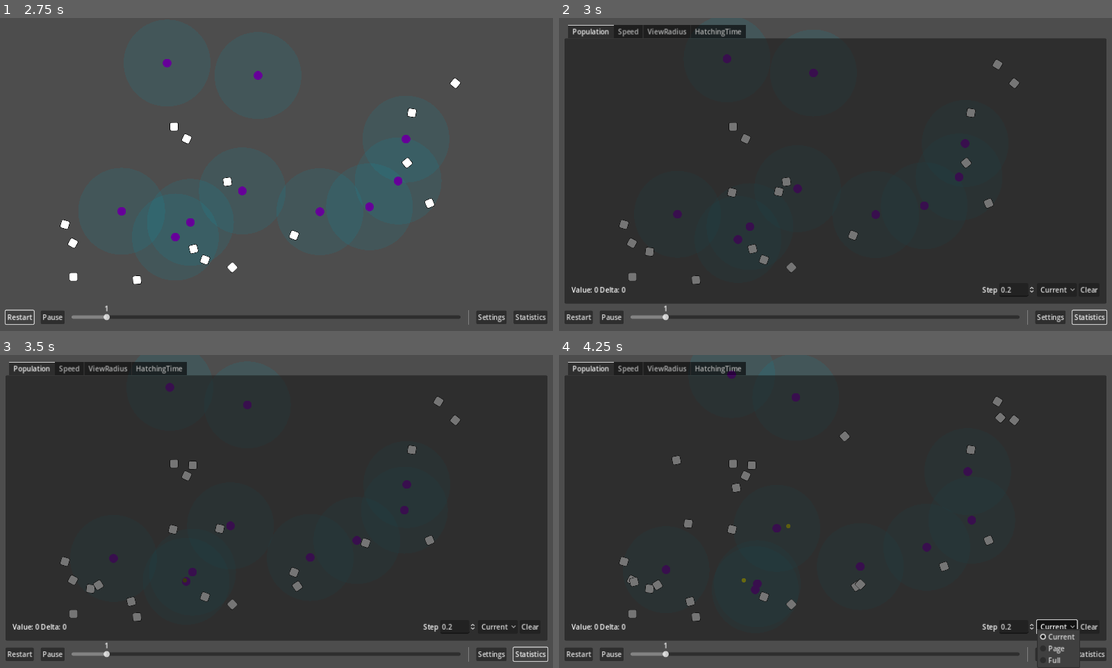
Above: before the commit, frames 1-4 (two rows, left to right).
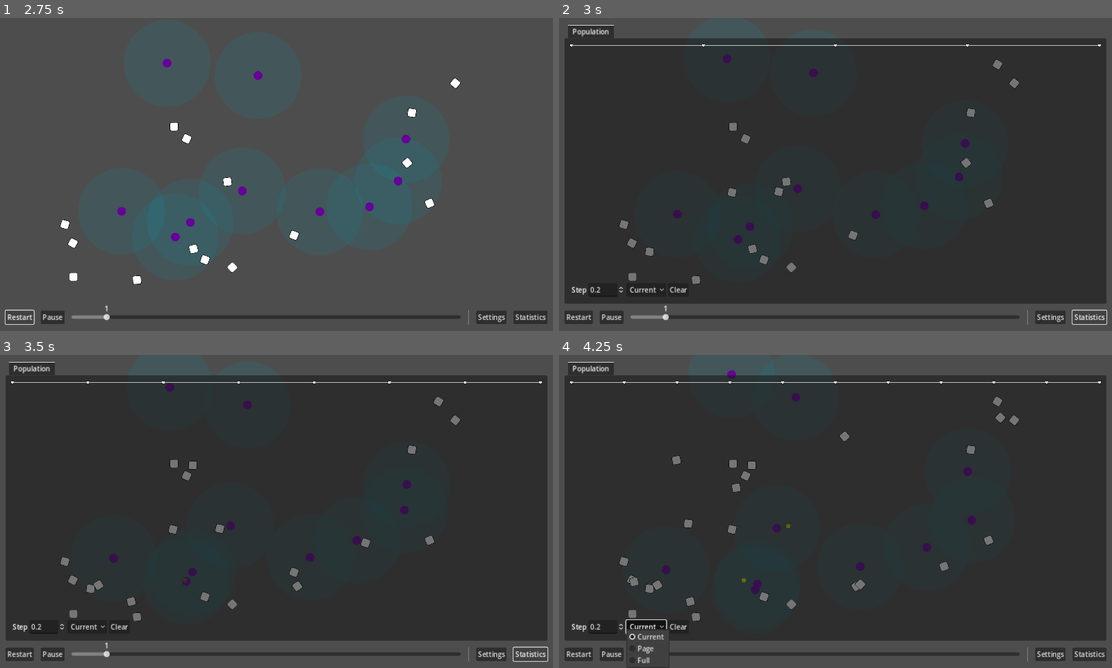
Above: after the commit, the same moments.

Repository: wivest/Natural-Selection
Game: Godot game, scene res://main.tscn
Same seed, same stepped clock (60 frames per second), same inputs: the game is played once before the commit and once after it.
Inputs:
- Up to frame 1 (2.75 s): click "Restart" at 0.5 s; click "Restart" at 1.25 s; click "Restart" at 2 s
- Up to frame 2 (3 s): click "Statistics" at 2.75 s
- Up to frame 3 (3.5 s): no input
- Up to frame 4 (4.25 s): click "Current" at 3.5 s

Frame 1 is identical in both runs. In frame 2, 1.5% of the frame differs, in the area x 2-98%, y 2-89%; in frame 3, 1.5%; in frame 4, 2.4%, in the area x 2-98%, y 2-100%.
Error before the commit: Invalid access to property or key 'value' on a base object of type 'Nil'. (res://ui/tabs/statistics/chart/chart.gd:22)

Commit message:
feat: remove chart scene

Diff:
--- a/ui/tabs/statistics/chart/chart.gd
+++ b/ui/tabs/statistics/chart/chart.gd
@@ -62,6 +62,6 @@
 	if data.nodes.size() > 0:
 		previous_time = data.nodes[- 1].x
 	var node_time: float = previous_time + parameters.step.value
-	data.nodes.append(Vector2(node_time, parameters.getter.get_value()))
+	data.nodes.append(Vector2(node_time, getter.get_value()))
 
 	queue_redraw()
--- a/ui/tabs/statistics/chart/parameters.tscn
+++ b/ui/tabs/statistics/chart/parameters.tscn
@@ -4,14 +4,21 @@
 [ext_resource type="Script" path="res://ui/tabs/statistics/chart/counter.gd" id="2_7fi6p"]
 [ext_resource type="Script" path="res://addons/timer_low/timer_low.gd" id="3_fcd8a"]
 
-[node name="Parameters" type="HBoxContainer" node_paths=PackedStringArray("step_spinbox", "view_mode_optionbutton", "clear_button", "timer")]
+[node name="Parameters" type="HBoxContainer" node_paths=PackedStringArray("step", "view_mode", "clear", "timer")]
+anchors_preset = 1
+anchor_left = 1.0
+anchor_right = 1.0
+offset_left = -284.0
+offset_bottom = 31.0
+grow_horizontal = 0
 script = ExtResource("1_wfk4s")
-step_spinbox = NodePath("Step")
-view_mode_optionbutton = NodePath("ViewMode")
-clear_button = NodePath("Clear")
+step = NodePath("Step")
+view_mode = NodePath("ViewMode")
+clear = NodePath("Clear")
 timer = NodePath("StepTimer")
 
 [node name="Counter" type="Label" parent="."]
+visible = false
 layout_mode = 2
 size_flags_horizontal = 3
 script = ExtResource("2_7fi6p")
--- a/ui/tabs/statistics/hatching_time/chart.tscn
+++ b/ui/tabs/statistics/hatching_time/chart.tscn
@@ -1,11 +1,7 @@
-[gd_scene load_steps=5 format=3 uid="uid://cy6m4lpyd41nx"]
+[gd_scene load_steps=3 format=3 uid="uid://cy6m4lpyd41nx"]
 
 [ext_resource type="Script" path="res://ui/tabs/statistics/chart/chart.gd" id="1_yhaco"]
-[ext_resource type="Script" path="res://ui/tabs/statistics/hatching_time/getter.gd" id="2_j6kiw"]
 [ext_resource type="PackedScene" uid="uid://b5a6lo6rfxyt2" path="res://ui/tabs/statistics/chart/parameters.tscn" id="2_qdjed"]
-
-[sub_resource type="Resource" id="Resource_tjwyb"]
-script = ExtResource("2_j6kiw")
 
 [node name="Chart" type="VBoxContainer"]
 anchors_preset = 15
@@ -22,4 +18,3 @@
 
 [node name="Parameters" parent="." instance=ExtResource("2_qdjed")]
 layout_mode = 2
-getter = SubResource("Resource_tjwyb")
--- a/ui/tabs/statistics/population/chart.tscn
+++ b/ui/tabs/statistics/population/chart.tscn
@@ -1,11 +1,7 @@
-[gd_scene load_steps=5 format=3 uid="uid://bybyo71adhl4m"]
+[gd_scene load_steps=3 format=3 uid="uid://bybyo71adhl4m"]
 
 [ext_resource type="Script" path="res://ui/tabs/statistics/chart/chart.gd" id="1_t4kbf"]
-[ext_resource type="Script" path="res://ui/tabs/statistics/population/getter.gd" id="2_4gaad"]
 [ext_resource type="PackedScene" uid="uid://b5a6lo6rfxyt2" path="res://ui/tabs/statistics/chart/parameters.tscn" id="2_b3h4i"]
-
-[sub_resource type="Resource" id="Resource_i53ly"]
-script = ExtResource("2_4gaad")
 
 [node name="Chart" type="VBoxContainer"]
 anchors_preset = 15
@@ -22,5 +18,4 @@
 
 [node name="Parameters" parent="." instance=ExtResource("2_b3h4i")]
 layout_mode = 2
-getter = SubResource("Resource_i53ly")
 padding = 0
--- a/ui/tabs/statistics/speed/chart.tscn
+++ b/ui/tabs/statistics/speed/chart.tscn
@@ -1,11 +1,7 @@
-[gd_scene load_steps=5 format=3 uid="uid://d4mdilcvrwcir"]
+[gd_scene load_steps=3 format=3 uid="uid://d4mdilcvrwcir"]
 
 [ext_resource type="Script" path="res://ui/tabs/statistics/chart/chart.gd" id="1_7hgwt"]
-[ext_resource type="Script" path="res://ui/tabs/statistics/speed/getter.gd" id="2_keoh4"]
 [ext_resource type="PackedScene" uid="uid://b5a6lo6rfxyt2" path="res://ui/tabs/statistics/chart/parameters.tscn" id="2_wld0e"]
-
-[sub_resource type="Resource" id="Resource_rwhhf"]
-script = ExtResource("2_keoh4")
 
 [node name="Chart" type="VBoxContainer"]
 anchors_preset = 15
@@ -22,4 +18,3 @@
 
 [node name="Parameters" parent="." instance=ExtResource("2_wld0e")]
 layout_mode = 2
-getter = SubResource("Resource_rwhhf")
--- a/ui/tabs/statistics/statistics.tscn
+++ b/ui/tabs/statistics/statistics.tscn
@@ -1,9 +1,11 @@
 [gd_scene load_steps=5 format=3 uid="uid://thhd74d7nm65"]
 
-[ext_resource type="PackedScene" uid="uid://bybyo71adhl4m" path="res://ui/tabs/statistics/population/chart.tscn" id="1_7me1r"]
-[ext_resource type="PackedScene" uid="uid://d4mdilcvrwcir" path="res://ui/tabs/statistics/speed/chart.tscn" id="2_fk7hp"]
-[ext_resource type="PackedScene" uid="uid://dl8qyr0shr4q7" path="res://ui/tabs/statistics/view_radius/chart.tscn" id="3_a6v70"]
-[ext_resource type="PackedScene" uid="uid://cy6m4lpyd41nx" path="res://ui/tabs/statistics/hatching_time/chart.tscn" id="4_wk646"]
+[ext_resource type="Script" path="res://ui/tabs/statistics/chart/chart.gd" id="1_3uxui"]
+[ext_resource type="Script" path="res://ui/tabs/statistics/population/getter.gd" id="2_lmoi6"]
+[ext_resource type="PackedScene" uid="uid://b5a6lo6rfxyt2" path="res://ui/tabs/statistics/chart/parameters.tscn" id="3_eb8hw"]
+
+[sub_resource type="Resource" id="Resource_8op1e"]
+script = ExtResource("2_lmoi6")
 
 [node name="Statistics" type="TabContainer"]
 anchors_preset = 15
@@ -19,39 +21,15 @@
 theme_override_constants/margin_right = 16
 theme_override_constants/margin_bottom = 16
 
-[node name="Chart" parent="Population" instance=ExtResource("1_7me1r")]
+[node name="VBoxContainer" type="VBoxContainer" parent="Population"]
+layout_mode = 2
+
+[node name="Chart" type="Control" parent="Population/VBoxContainer" node_paths=PackedStringArray("parameters")]
 layout_mode = 2
 size_flags_vertical = 3
+script = ExtResource("1_3uxui")
+getter = SubResource("Resource_8op1e")
+parameters = NodePath("../Parameters")
 
-[node name="Speed" type="MarginContainer" parent="."]
-visible = false
+[node name="Parameters" parent="Population/VBoxContainer" instance=ExtResource("3_eb8hw")]
 layout_mode = 2
-theme_override_constants/margin_left = 16
-theme_override_constants/margin_top = 16
-theme_override_constants/margin_right = 16
-theme_override_constants/margin_bottom = 16
-
-[node name="Chart" parent="Speed" instance=ExtResource("2_fk7hp")]
-layout_mode = 2
-
-[node name="ViewRadius" type="MarginContainer" parent="."]
-visible = false
-layout_mode = 2
-theme_override_constants/margin_left = 16
-theme_override_constants/margin_top = 16
-theme_override_constants/margin_right = 16
-theme_override_constants/margin_bottom = 16
-
-[node name="Chart" parent="ViewRadius" instance=ExtResource("3_a6v70")]
-layout_mode = 2
-
-[node name="HatchingTime" type="MarginContainer" parent="."]
-visible = false
-layout_mode = 2
-theme_override_constants/margin_left = 16
-theme_override_constants/margin_top = 16
-theme_override_constants/margin_right = 16
-theme_override_constants/margin_bottom = 16
-
-[node name="Chart" parent="HatchingTime" instance=ExtResource("4_wk646")]
-layout_mode = 2
--- a/ui/tabs/statistics/view_radius/chart.tscn
+++ b/ui/tabs/statistics/view_radius/chart.tscn
@@ -1,11 +1,7 @@
-[gd_scene load_steps=5 format=3 uid="uid://dl8qyr0shr4q7"]
+[gd_scene load_steps=3 format=3 uid="uid://dl8qyr0shr4q7"]
 
 [ext_resource type="Script" path="res://ui/tabs/statistics/chart/chart.gd" id="1_brqu8"]
 [ext_resource type="PackedScene" uid="uid://b5a6lo6rfxyt2" path="res://ui/tabs/statistics/chart/parameters.tscn" id="2_btqx6"]
-[ext_resource type="Script" path="res://ui/tabs/statistics/view_radius/getter.gd" id="2_l36he"]
-
-[sub_resource type="Resource" id="Resource_to4h1"]
-script = ExtResource("2_l36he")
 
 [node name="Chart" type="VBoxContainer"]
 anchors_preset = 15
@@ -22,4 +18,3 @@
 
 [node name="Parameters" parent="." instance=ExtResource("2_btqx6")]
 layout_mode = 2
-getter = SubResource("Resource_to4h1")
